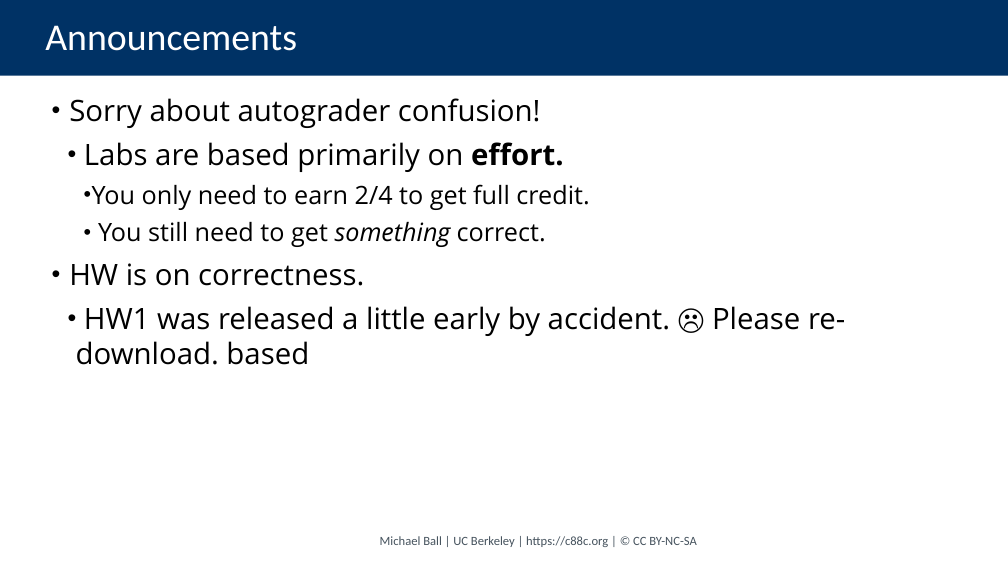
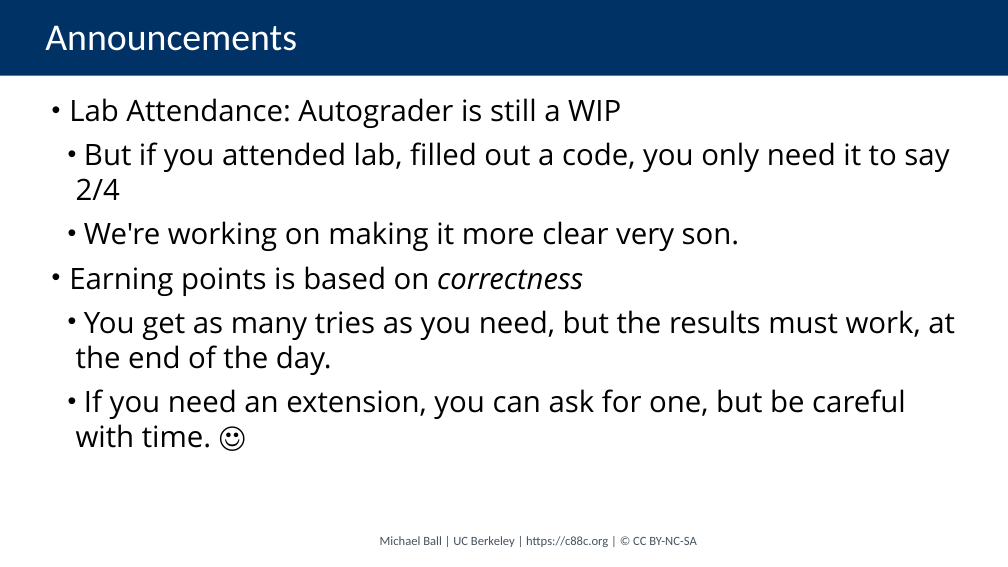
Before and after one commit to cs88-website/sp24, a slide deck: slide 2 of assets/slides/sp24/03-Loops.pptx (slide 3 before the commit). Drawn at 1008x567 pixels with LibreOffice and Linux fonts; fonts in the diff are those of the drawing. Boxes give left, top, right and bottom in pixels: in the first picture for what was removed or moved away, otherwise in the second. Text is boxed around its words. In the diff, an @@ line names an element or a change of style, - is before the commit and + after.

```diff
--- a/assets/slides/sp24/03-Loops.pptx
+++ b/assets/slides/sp24/03-Loops.pptx
@@ text at bbox=[69, 98, 955, 448]: text changed @@
-• Sorry about autograder confusion!
-  • Labs are based primarily on effort.
-    • You only need to earn 2/4 to get full credit.
-    • You still need to get something correct.
-• HW is on correctness.
-  • HW1 was released a little early by accident. ☹ Please re-download. based
+• Lab Attendance: Autograder is still a WIP
+  • But if you attended lab, filled out a code, you only need it to say 2/4
+  • We're working on making it more clear very son.
+• Earning points is based on correctness
+  • You get as many tries as you need, but the results must work, at the end of the day.
+  • If you need an extension, you can ask for one, but be careful with time. ☺
```
Also in this commit, not shown: 5 other slides changed, 2 slides added, 1 slide removed, 21 other files.
